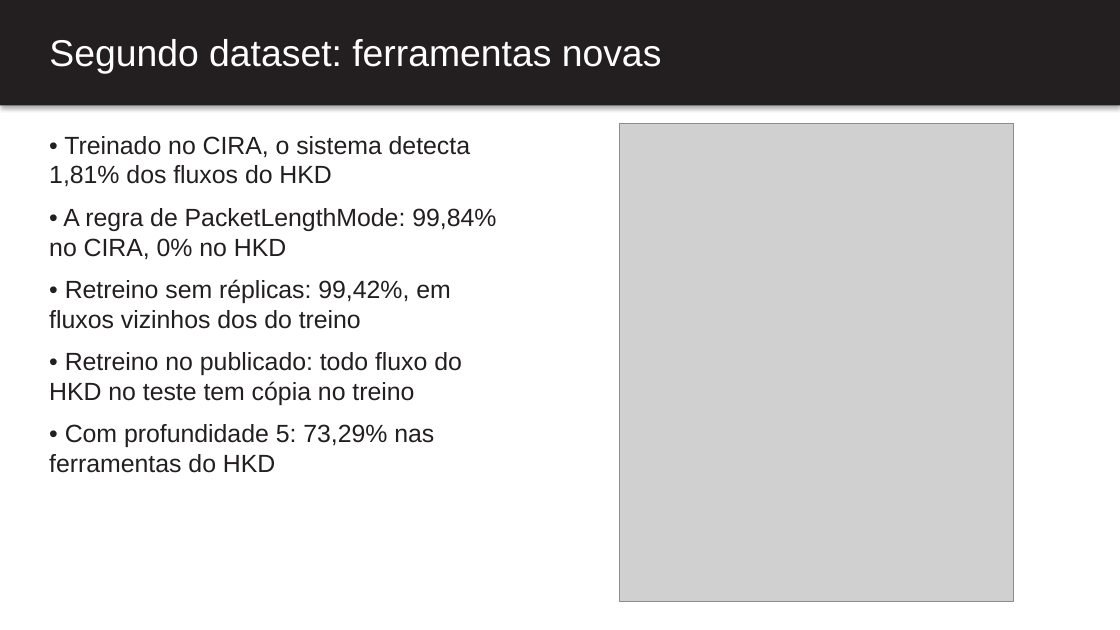
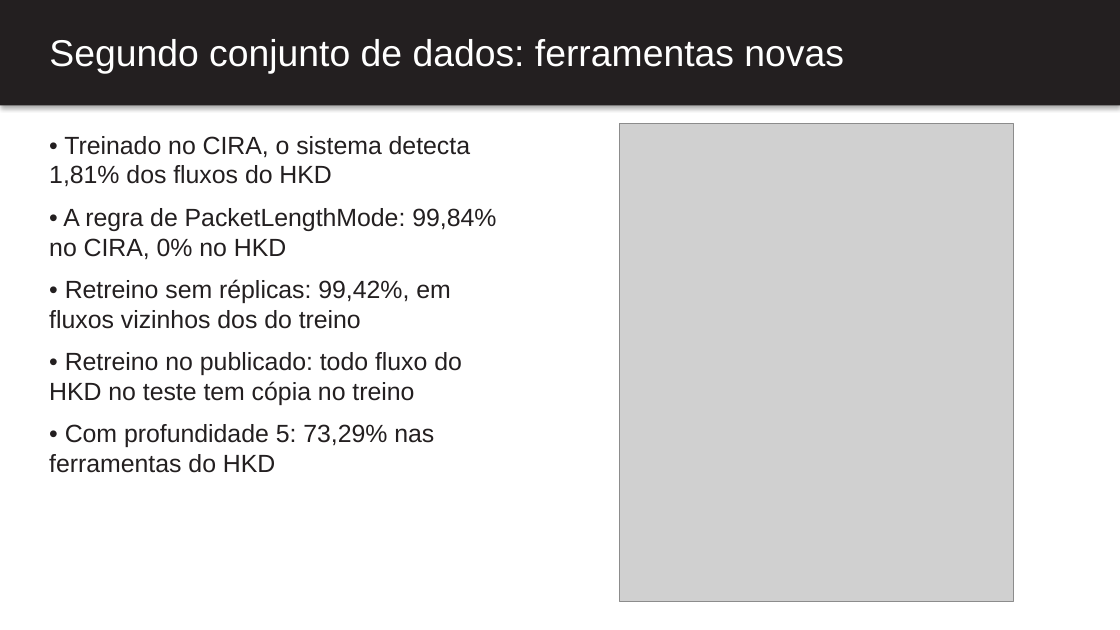
Before and after one commit to BrenoRev/Tecnicas_Ataque_Deteccao_Intrusao, a slide deck: slide 10 of project/report/apresentacao.pptx. Drawn at 1120x630 pixels with LibreOffice and Linux fonts; fonts in the diff are those of the drawing; grey boxes stand for pictures. Boxes give left, top, right and bottom in pixels: in the first picture for what was removed or moved away, otherwise in the second. Text is boxed around its words. In the diff, an @@ line names an element or a change of style, - is before the commit and + after.

```diff
--- a/project/report/apresentacao.pptx
+++ b/project/report/apresentacao.pptx
@@ title at (x1=49, y1=39, x2=844, y2=74): text changed @@
-Segundo dataset: ferramentas novas
+Segundo conjunto de dados: ferramentas novas
```
Also in this commit, not shown: 10 other slides changed, 1 other file.
